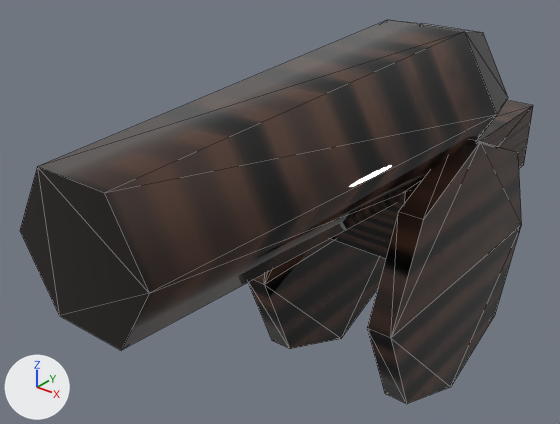
Two versions of the glTF model public/models/env_cannon_medium.glb, one commit apart.
Both versions are drawn from a 50 mm camera at (0.000706, -0.001133, 0.000748) aimed at (-0.000138, -0.000077, 0.000093). Arrows for +X, +Y and +Z are at lower left; the lights stay in place. The picture after the commit comes second. Mesh edges are drawn as thin lines. Where no turn or scale is listed for an object, it has been applied to the vertices. Vertices at exactly the same position are counted once.

Objects in the first picture: 'env_cannon_medium'.
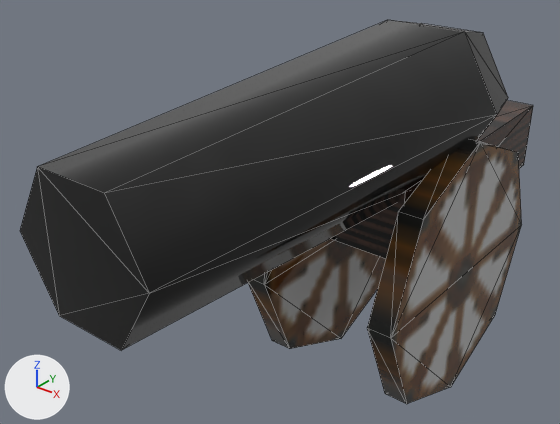
The newer file is also rescaled (x4.774), turned or shifted as a whole; pictures and numbers use the older file's frame.

The change in detail:
Picture 'concrete_buildings_top_pngbasecolortexture.png' (img_concrete_buildings_top_pngbasecolortexture_png) is new.
Picture 'cannon_wheel_pngbasecolortexture.png' (img_cannon_wheel_pngbasecolortexture_png) is new.
Material 'concrete_buildings_top_png' (mat_concrete_buildings_top_png) is new.
Uses the picture img_concrete_buildings_top_pngbasecolortexture_png.
Material 'cannon_wheel_png' (mat_cannon_wheel_png) is new.
Uses the picture img_cannon_wheel_pngbasecolortexture_png.
me_env_cannon_medium has 59 vertices, 102 faces and spans x -0.000194..0.000152, y -0.000629..0.000595, z -0.000338..0.000418.
me_env_cannon_medium is used by ob_env_cannon_medium; location (0.0, 0.0, 0.0).
me_env_cannon_medium part 1: 56 faces spanning x -0.000194..0.000146, y -0.000119..0.000452, z -0.000338..0.000232 switch from mat_export_uv_mat to mat_cannon_wheel_png.
me_env_cannon_medium part 2: 34 faces spanning x -0.000181..0.000152, y -0.000629..0.000387, z 0.000129..0.000418 switch from mat_export_uv_mat to mat_concrete_buildings_top_png.

Where the change shows, as pixel boxes (x1, y1, x2, y2) in the pictures (560 x 424 px):
part 1 of me_env_cannon_medium, recoloured (lighter): (249, 141, 521, 399) in both
part 2 of me_env_cannon_medium, recoloured: (74, 31, 477, 307) in both
